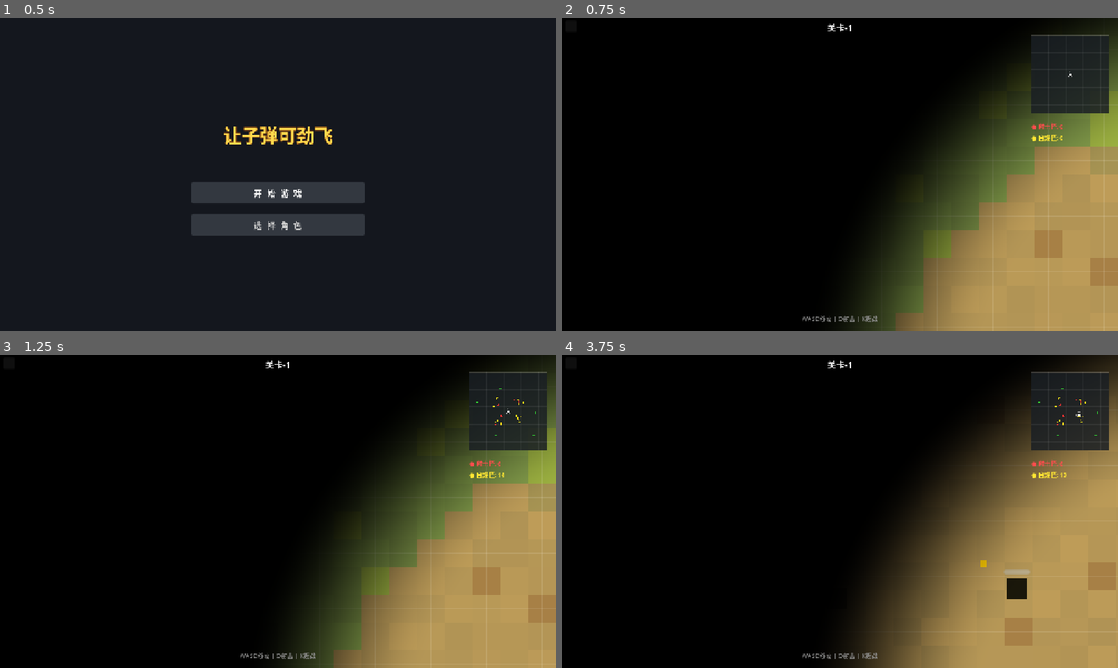
Above: before the commit, frames 1-4 (two rows, left to right).
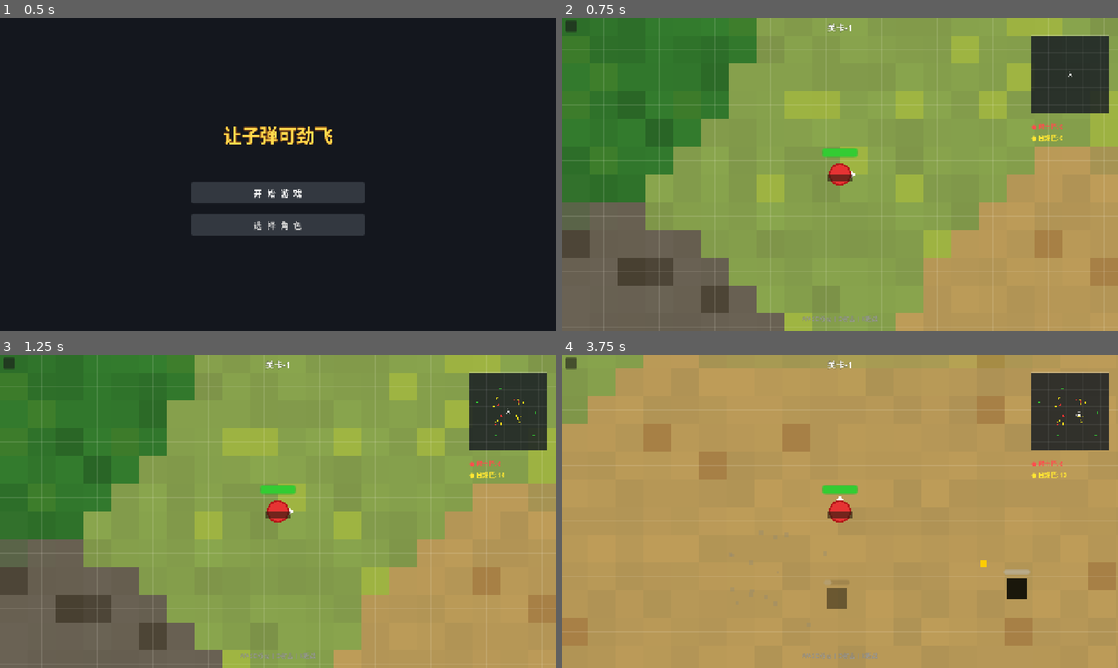
Above: after the commit, the same moments.

Repository: aikuangren/chiji
Game: Godot game, scene res://scenes/main_menu.tscn
Same seed, same stepped clock (60 frames per second), same inputs: the game is played once before the commit and once after it.
Inputs (mouse positions are in pixels of both pictures, inside the frame that each line leads up to):
- Up to frame 1 (0.5 s): no input
- Up to frame 2 (0.75 s): click "开 始 游 戏" at 0.5 s
- Up to frame 3 (1.25 s): no input
- Up to frame 4 (3.75 s): tap Enter (ui_accept) at 1.25, 1.52, 2.27 s; move the mouse to (962, 495) at 1.27 s; hold D 1.28-2.03 s; hold O 1.28-2.03 s; move the mouse to (728, 527) at 2.02 s; hold S 2.03-2.78 s; tap K at 2.1, 3.6 s; move the mouse to (895, 442) at 2.77 s; hold D 2.78-3.53 s; hold O 2.78-3.53 s; move the mouse to (812, 574) at 3.52 s; hold W from 3.53 s (still down)

Frame 1 is identical in both runs. In frame 2, 82% of the frame differs, in the area x 0-100%, y 0-100%; in frame 3, 82%; in frame 4, 83%.

Commit message:
chore: 移除战争迷雾功能

Diff:
--- a/scenes/main.tscn
+++ b/scenes/main.tscn
@@ -1,10 +1,9 @@
-[gd_scene load_steps=7 format=3 uid="uid://chiji_main"]
+[gd_scene load_steps=6 format=3 uid="uid://chiji_main"]
 
 [ext_resource type="Script" path="res://scripts/player.gd" id="1_player"]
 [ext_resource type="Script" path="res://scripts/game.gd" id="2_game"]
 [ext_resource type="Script" path="res://scripts/map_renderer.gd" id="3_map_renderer"]
 [ext_resource type="Script" path="res://scripts/minimap.gd" id="4_minimap"]
-[ext_resource type="Shader" path="res://shaders/fog.gdshader" id="5_fog_shader"]
 
 [sub_resource type="CircleShape2D" id="CircleShape2D_player"]
 radius = 12.0
@@ -15,11 +14,6 @@
 corner_radius_top_right = 2
 corner_radius_bottom_right = 2
 corner_radius_bottom_left = 2
-
-[sub_resource type="ShaderMaterial" id="ShaderMaterial_fog"]
-shader = ExtResource("5_fog_shader")
-shader_parameter/radius = 350.0
-shader_parameter/softness = 80.0
 
 [node name="Main" type="Node2D"]
 script = ExtResource("2_game")
@@ -86,15 +80,6 @@
 theme_override_styles/fill = SubResource("StyleBoxFlat_health")
 
 [node name="CanvasLayer" type="CanvasLayer" parent="."]
-
-[node name="Fog" type="ColorRect" parent="CanvasLayer"]
-anchors_preset = 15
-anchor_right = 1.0
-anchor_bottom = 1.0
-color = Color(0, 0, 0, 1)
-mouse_filter = 2
-material = SubResource("ShaderMaterial_fog")
-z_index = 10
 
 [node name="DamageOverlay" type="ColorRect" parent="CanvasLayer"]
 anchors_preset = 15
--- a/scripts/game.gd
+++ b/scripts/game.gd
@@ -92,7 +92,6 @@
 	if game_over:
 		return
 
-	_update_fog()
 	_update_ui()
 	_check_player_death()
 	_check_victory()
@@ -212,20 +211,3 @@
 		body.position = Vector2(wall[0], wall[1])
 		body.add_child(shape)
 		map_boundary.add_child(body)
-
-# 更新战争迷雾 - 传入玩家屏幕位置到着色器
-func _update_fog():
-	var fog = $CanvasLayer/Fog
-	if fog and fog.material is ShaderMaterial:
-		if is_instance_valid(player):
-			var viewport = get_viewport()
-			var camera = viewport.get_camera_2d()
-			if camera:
-				var viewport_size = viewport.get_visible_rect().size
-				# 玩家相对于相机的位置（世界坐标差值）
-				var rel_pos = player.global_position - camera.global_position
-				# 考虑缩放 (zoom=2)
-				var screen_pos = rel_pos / camera.zoom
-				# 偏移到视口中心（左上角原点）
-				screen_pos += viewport_size * 0.5
-				fog.material.set_shader_parameter("player_pos", screen_pos)
--- a/shaders/fog.gdshader
+++ /dev/null
@@ -1,19 +0,0 @@
-shader_type canvas_item;
-
-uniform vec2 player_pos;
-uniform float radius = 350.0;
-uniform float softness = 80.0;
-
-void fragment() {
-	// FRAGCOORD 是屏幕像素坐标 (0,0) 到 (viewport_w, viewport_h)
-	// player_pos 是玩家在屏幕上的像素位置
-
-	vec2 uv = FRAGCOORD.xy;
-	float dist = distance(uv, player_pos);
-
-	// 在玩家周围圆形区域内透明，外部黑色
-	float alpha = smoothstep(radius - softness, radius + softness, dist);
-	alpha = clamp(alpha, 0.0, 1.0);
-
-	COLOR = vec4(0.0, 0.0, 0.0, alpha);
-}
